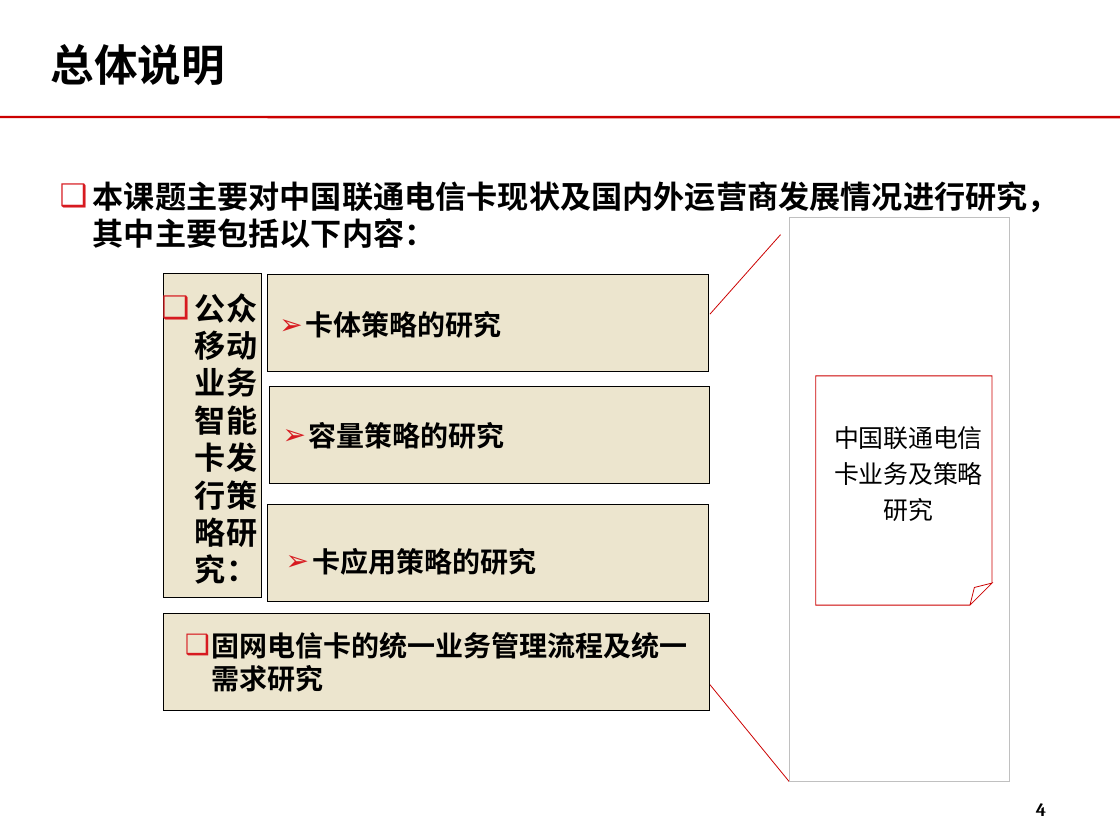
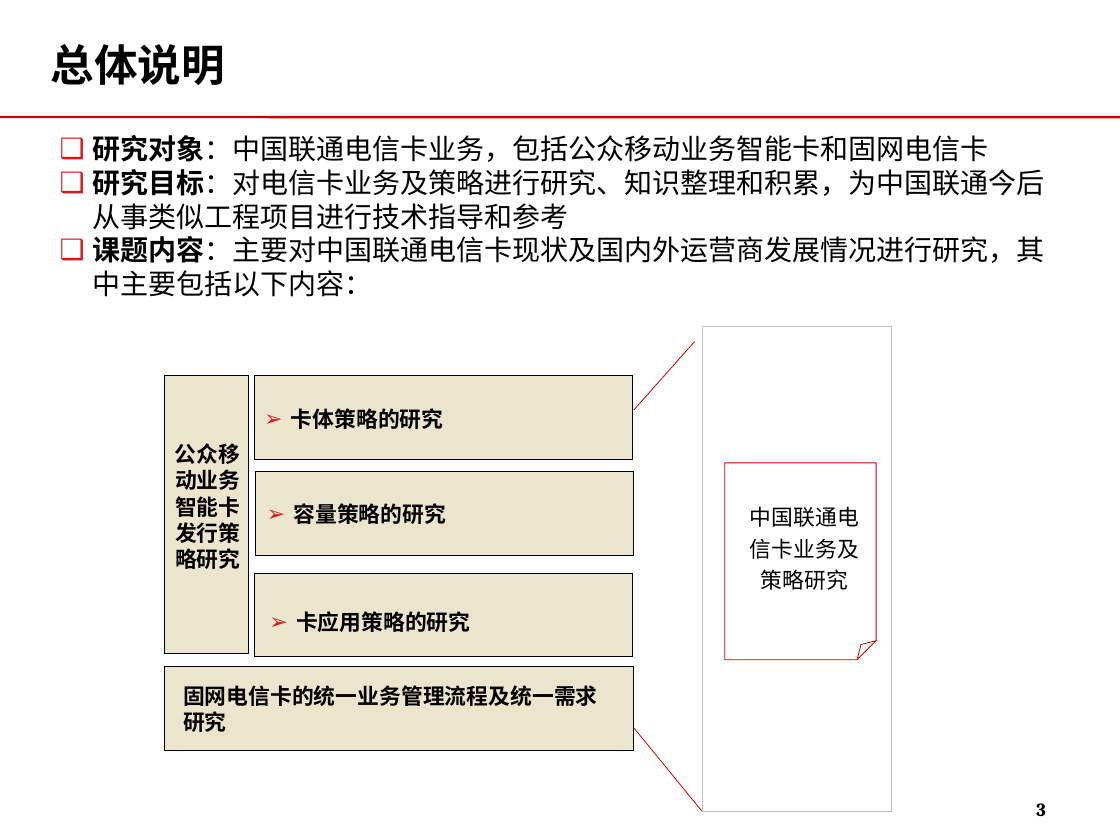
Before and after one commit to momo1101/unicardsrch, a slide deck: slide 3 of 软课题文本/软课题-中国联通电信卡业务及策略研究.ppt (slide 4 before the commit). Drawn at 1120x840 pixels with LibreOffice and Linux fonts; fonts in the diff are those of the drawing; background and template pictures are left out. Boxes give left, top, right and bottom in pixels: in the first picture for what was removed or moved away, otherwise in the second. Text is boxed around its words. In the diff, an @@ line names an element or a change of style, - is before the commit and + after.

```diff
--- a/软课题文本/软课题-中国联通电信卡业务及策略研究.ppt
+++ b/软课题文本/软课题-中国联通电信卡业务及策略研究.ppt
@@ text at (x1=93, y1=135, x2=1045, y2=297): text changed; size 20 to 18 pt; bold off @@
-❑ 本课题主要对中国联通电信卡现状及国内外运营商发展情况进行研究，其中主要包括以下内容：
+❑ 研究对象：中国联通电信卡业务，包括公众移动业务智能卡和固网电信卡
+❑ 研究目标：对电信卡业务及策略进行研究、知识整理和积累，为中国联通今后从事类似工程项目进行技术指导和参考
+❑ 课题内容：主要对中国联通电信卡现状及国内外运营商发展情况进行研究，其中主要包括以下内容：
@@ rectangle resized from (x1=790, y1=217, x2=1010, y2=782) to (x1=702, y1=327, x2=892, y2=812) @@
@@ line moved from (710, 315) - (781, 235) to (634, 410) - (694, 342) @@
@@ rectangle resized from (x1=164, y1=273, x2=262, y2=597) to (x1=165, y1=375, x2=249, y2=653) @@
@@ rectangle resized from (x1=269, y1=386, x2=710, y2=484) to (x1=254, y1=375, x2=633, y2=458) @@
@@ size 18 to 14 pt in 3 elements at (x1=296, y1=611, x2=470, y2=632), (x1=293, y1=503, x2=446, y2=524), (x1=291, y1=408, x2=444, y2=429) @@
@@ text "卡体策略的研究" moved from (x1=306, y1=311, x2=502, y2=338) to (x1=291, y1=408, x2=444, y2=429) @@
@@ text at (x1=175, y1=443, x2=240, y2=569): text changed; size 20 to 14 pt @@
-❑ 公众移动业务智能卡发行策略研究：
+公众移动业务智能卡发行策略研究
@@ rectangle resized from (x1=268, y1=505, x2=709, y2=603) to (x1=255, y1=472, x2=634, y2=554) @@
@@ folded corner resized from (x1=815, y1=376, x2=991, y2=606) to (x1=725, y1=463, x2=876, y2=660) @@
@@ text "容量策略的研究" moved from (x1=309, y1=422, x2=505, y2=449) to (x1=293, y1=503, x2=446, y2=524) @@
@@ text "中国联通电信卡业务及策略研究" moved from (x1=834, y1=426, x2=983, y2=521) to (x1=750, y1=506, x2=859, y2=590) @@
@@ text "中国联通电信卡业务及策略研究" at (x1=750, y1=506, x2=859, y2=590): size 16 to 14 pt @@
@@ rectangle resized from (x1=268, y1=274, x2=709, y2=372) to (x1=254, y1=573, x2=633, y2=656) @@
@@ text "卡应用策略的研究" moved from (x1=312, y1=548, x2=536, y2=575) to (x1=296, y1=611, x2=470, y2=632) @@
@@ rectangle resized from (x1=164, y1=614, x2=710, y2=711) to (x1=165, y1=666, x2=634, y2=749) @@
@@ text "固网电信卡的统一业务管理流程及统一需求研究" moved from (x1=211, y1=632, x2=687, y2=692) to (x1=183, y1=685, x2=597, y2=732) @@
@@ text "固网电信卡的统一业务管理流程及统一需求研究" at (x1=183, y1=685, x2=597, y2=732): size 18 to 14 pt; bullet ❑ to none @@
@@ line moved from (710, 684) - (790, 782) to (634, 728) - (702, 811) @@
@@ page number at (x1=1036, y1=803, x2=1045, y2=816): text changed @@
-4
+3
```
Also in this commit, not shown: 37 other slides changed, 3 slides added, 27 slides removed.
